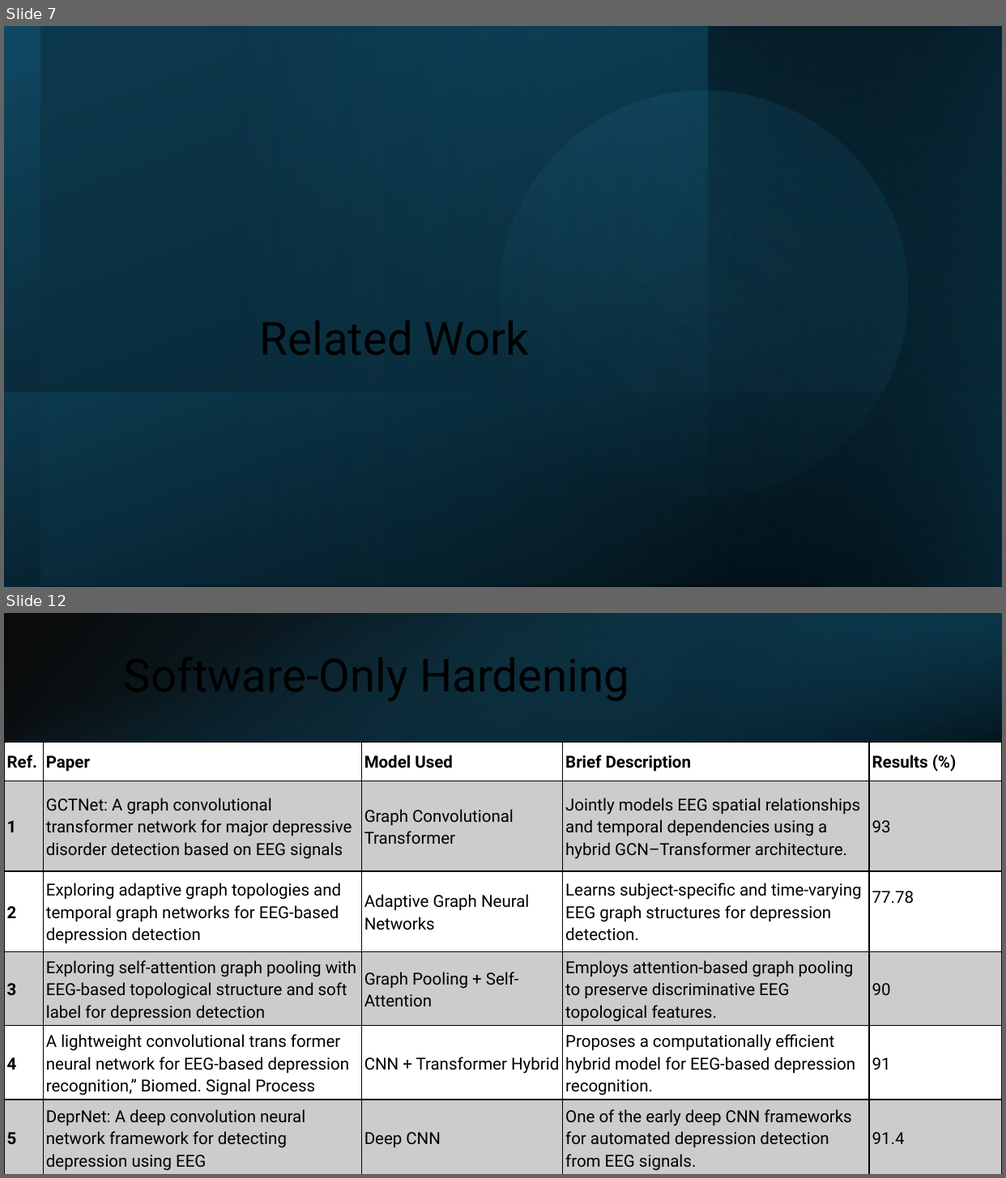
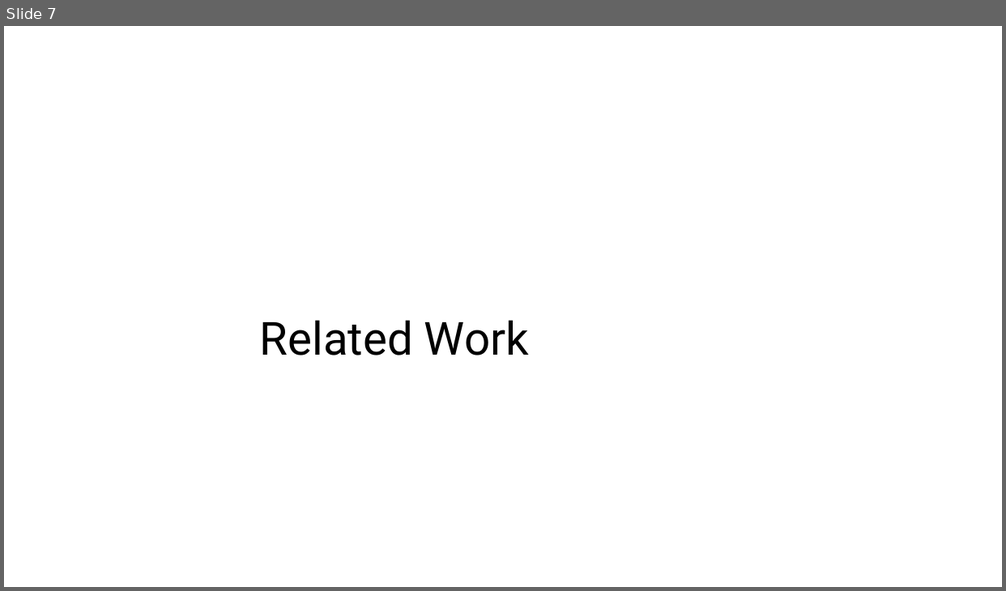
Before and after one commit to Maria618-hash/Ardiono-Alpha, a slide deck: thesis.pptx. Shown one above the other, each under a label of ours: slides 7 and 12 before the commit, slide 7 after it; the slides between them are not shown. The pictures are 1006x1178 and 1006x591 pixels, drawn with LibreOffice and Linux fonts; fonts in the diff are those of the drawing. Boxes give left, top, right and bottom in pixels: in the first picture for what was removed or moved away, otherwise in the second. Text is boxed around its words. In the diff, an @@ line names an element or a change of style, - is before the commit and + after.

```diff
--- a/thesis.pptx
+++ b/thesis.pptx
@@ slide 12 removed at (4, 613, 1002, 1174), background #FFFFFF @@
@@ rectangle removed at (4, 613, 1002, 742) @@
@@ rectangle removed at (4, 613, 1002, 742) @@
@@ rectangle removed at (670, 613, 1002, 742) @@
@@ title removed at (124, 645, 629, 705) @@
-Software-Only Hardening
@@ table removed at (4, 742, 1002, 1174), 6 rows, 5 columns @@
-Ref. | Paper | Model Used | Brief Description | Results (%)
-1 | GCTNet: A graph convolutional transformer network for major depressive disorder detection based on EEG signals | Graph Convolutional Transformer | Jointly models EEG spatial relationships and temporal dependencies using a hybrid GCN–Transformer architecture. | 93
-2 | Exploring adaptive graph topologies and temporal graph networks for EEG-based depression detection | Adaptive Graph Neural Networks | Learns subject-specific and time-varying EEG graph structures for depression detection. | 77.78
-3 | Exploring self-attention graph pooling with EEG-based topological structure and soft label for depression detection | Graph Pooling + Self-Attention | Employs attention-based graph pooling to preserve discriminative EEG topological features. | 90
-4 | A lightweight convolutional trans former neural network for EEG-based depression recognition,” Biomed. Signal Process | CNN + Transformer Hybrid | Proposes a computationally efficient hybrid model for EEG-based depression recognition. | 91
-5 | DeprNet: A deep convolution neural network framework for detecting depression using EEG | Deep CNN | One of the early deep CNN frameworks for automated depression detection from EEG signals. | 91.4
@@ slide 7 changed as well @@
@@ rectangle removed at (4, 26, 1002, 587) @@
@@ rectangle removed at (41, 26, 1002, 586) @@
@@ ellipse removed at (453, 44, 955, 544) @@
@@ rectangle removed at (708, 26, 1002, 587) @@
@@ rectangle removed at (709, 26, 1002, 587) @@
@@ rectangle removed at (5, 393, 1002, 587) @@
```
Also in this commit, not shown: 24 other slides changed, 10 slides added, 9 other slides removed.
